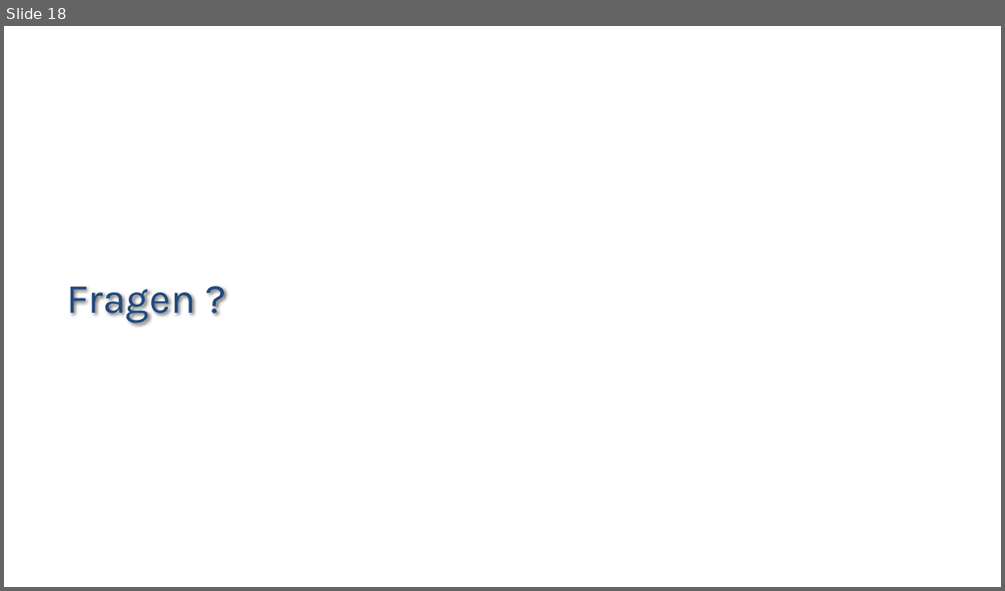
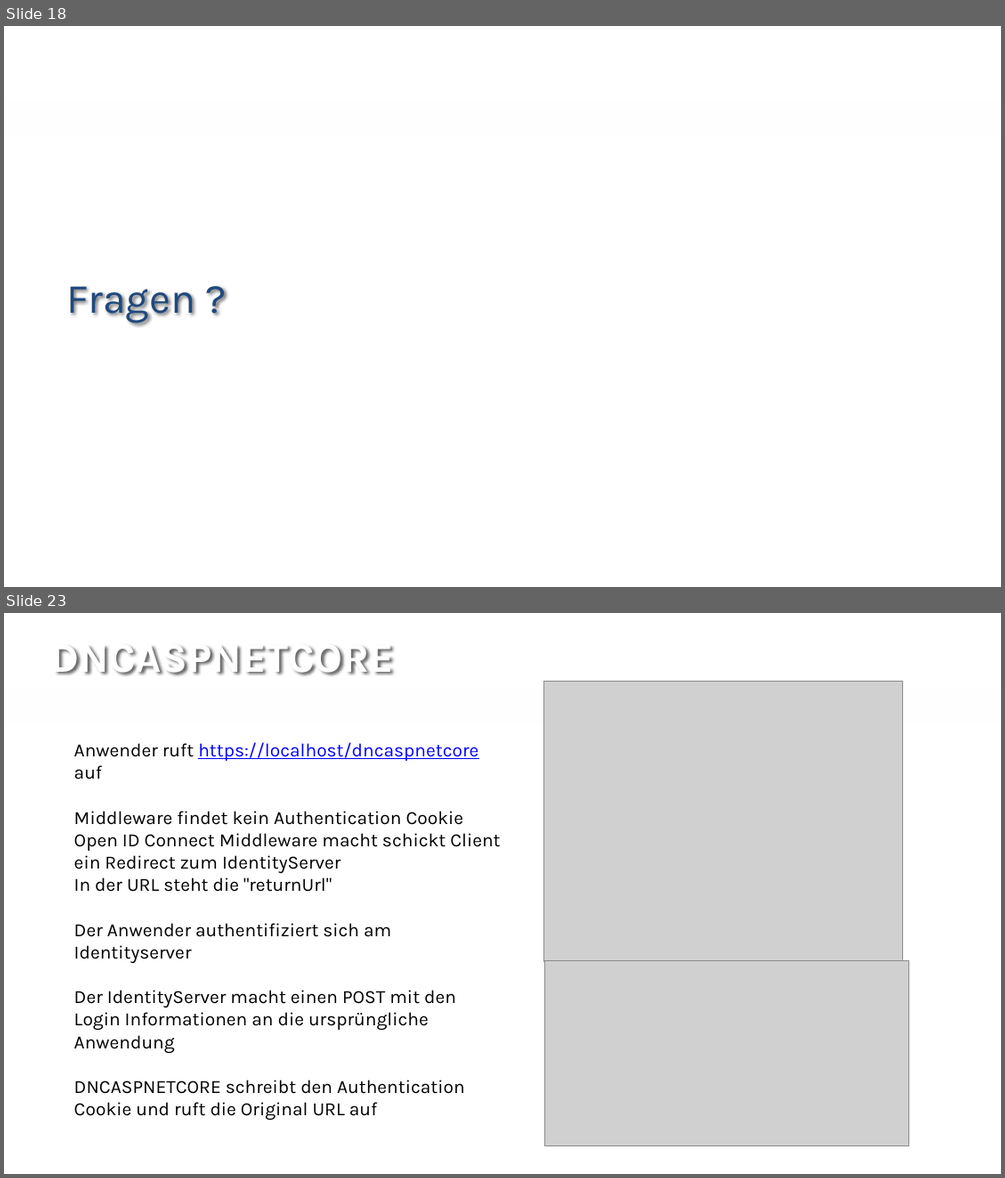
Before and after one commit to rlfkrl/NetCologne2017, a slide deck: slides/open id connect - share cookies.pptx. Shown one above the other, each under a label of ours: slide 18 before the commit, slides 18 and 23 after it; the slides between them are not shown. The pictures are 1005x591 and 1005x1178 pixels, drawn with LibreOffice and Linux fonts; fonts in the diff are those of the drawing; grey boxes stand for pictures; background and template pictures are left out. Boxes give left, top, right and bottom in pixels: in the first picture for what was removed or moved away, otherwise in the second. Text is boxed around its words. In the diff, an @@ line names an element or a change of style, - is before the commit and + after.

```diff
--- a/slides/open id connect - share cookies.pptx
+++ b/slides/open id connect - share cookies.pptx
@@ slide 23 added at (4,613,1001,1174), background #FFFFFF; not listed: 1 template element that a slide beside it also shows @@
@@ title added at (51,646,394,675), 40 pt, text #FFFFFF, bold @@
+DNCASPNETCORE
@@ picture added at (544,682,903,962) @@
@@ text added at (74,742,500,1119), 18 pt, text #000000 @@
+Anwender ruft https://localhost/dncaspnetcore
+auf
+Middleware findet kein Authentication Cookie
+Open ID Connect Middleware macht schickt Client ein Redirect zum IdentityServer
+In der URL steht die "returnUrl"
+Der Anwender authentifiziert sich am Identityserver
+Der IdentityServer macht einen POST mit den Login Informationen an die ursprüngliche Anwendung
+DNCASPNETCORE schreibt den Authentication Cookie und ruft die Original URL auf
@@ picture added at (544,961,909,1145) @@
```
Also in this commit, not shown: 7 other slides added.
